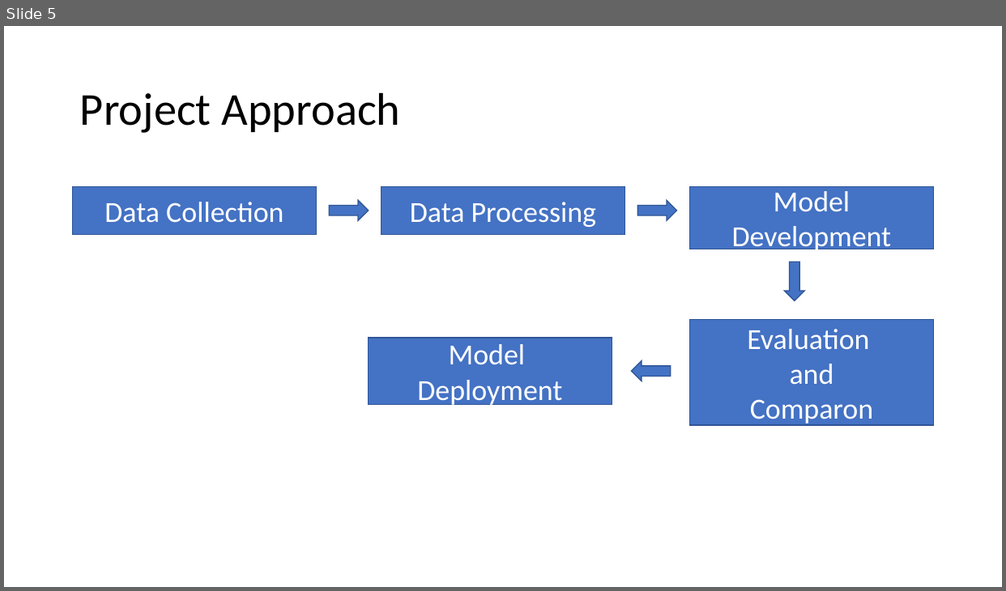
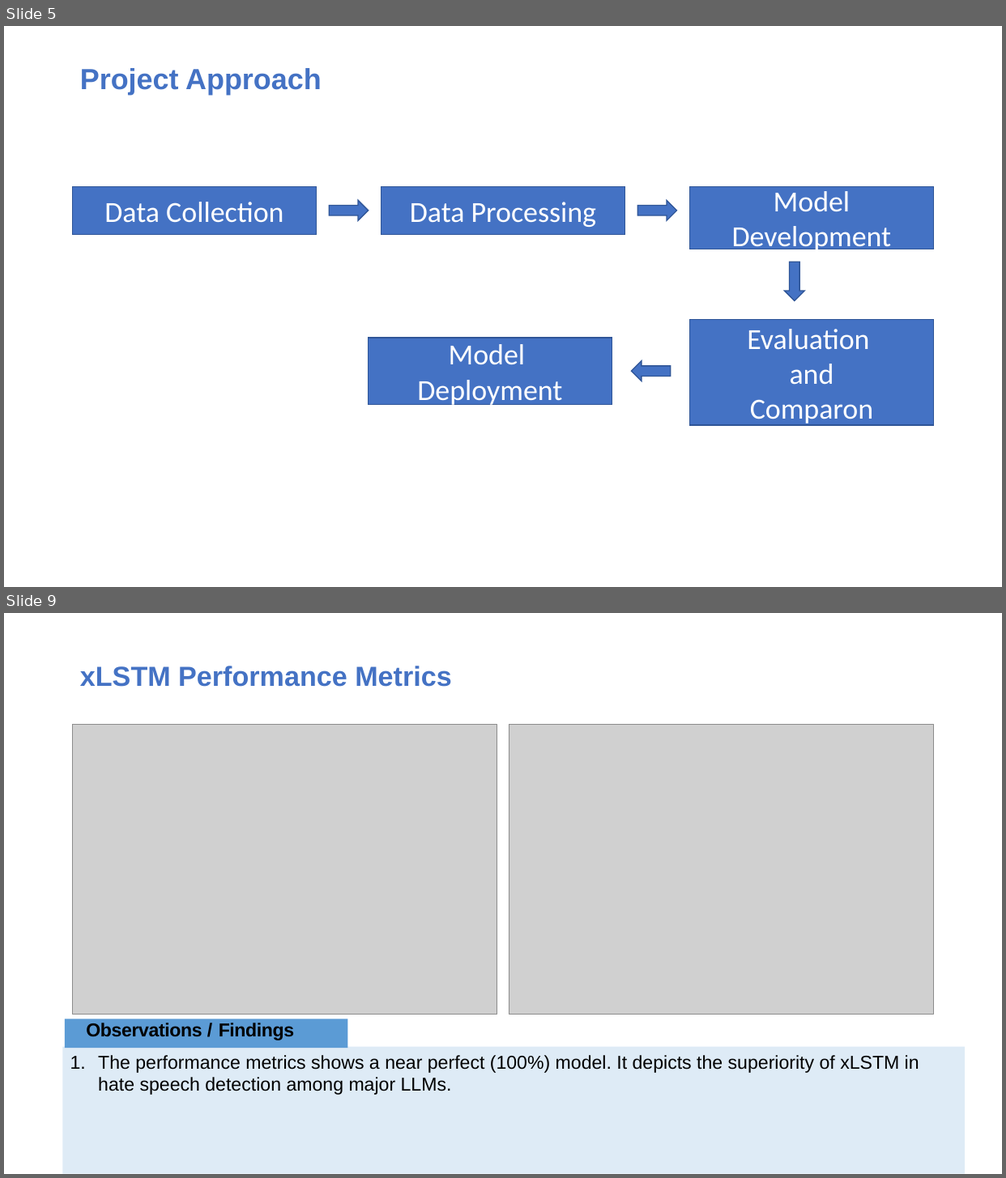
Before and after one commit to samson12193/xLSTM_Hate_Speech_Detector, a slide deck: Data Glacier Internship.pptx. Shown one above the other, each under a label of ours: slide 5 before the commit, slides 5 and 9 after it; the slides between them are not shown. The pictures are 1006x591 and 1006x1178 pixels, drawn with LibreOffice and Linux fonts; fonts in the diff are those of the drawing; grey boxes stand for pictures. Boxes give left, top, right and bottom in pixels: in the first picture for what was removed or moved away, otherwise in the second. Text is boxed around its words. In the diff, an @@ line names an element or a change of style, - is before the commit and + after.

```diff
--- a/Data Glacier Internship.pptx
+++ b/Data Glacier Internship.pptx
@@ slide 9 added at [4,613,1002,1174], background #FFFFFF @@
@@ title added at [80,666,451,687], 26.6 pt, text #4472C4, bold @@
+xLSTM Performance Metrics
@@ picture added at [73,724,497,1014] @@
@@ picture added at [509,724,934,1014] @@
@@ rectangle added at [65,1019,347,1048], fill #5B9BD5, 18 pt, text #000000, bold @@
+Observations / Findings
@@ rectangle added at [62,1047,965,1174], fill #5B9BD5 at 20% opacity, 18 pt, text #000000 @@
+1. The performance metrics shows a near perfect (100%) model. It depicts the superiority of xLSTM in hate speech detection among major LLMs.
@@ slide 5 changed as well @@
@@ title "Project Approach" at [80,68,321,95]: size 44 to 28 pt, font Calibri to Arial, text colour #000000 to #4472C4, bold on @@
```
Also in this commit, not shown: 6 other slides changed, 6 other slides added, 1 slide removed.
